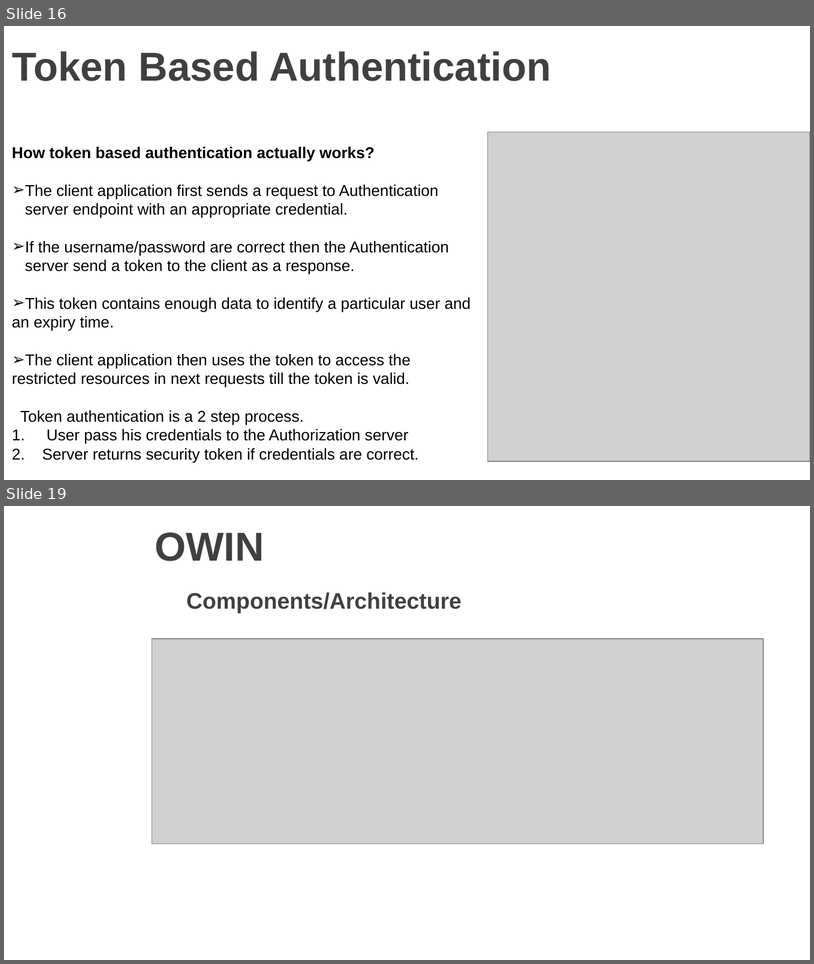
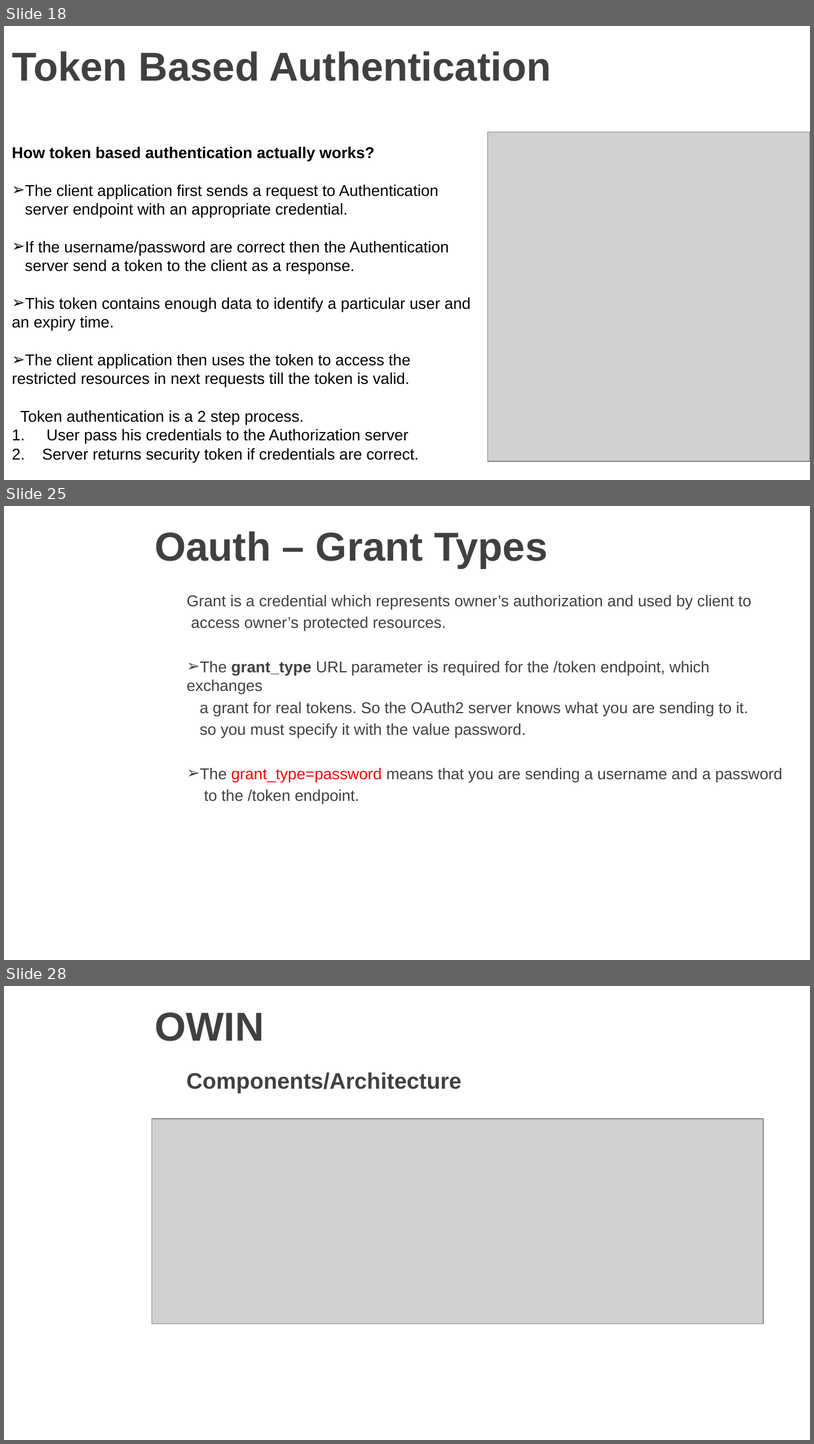
Before and after one commit to vgyureka/DotNetBig, a slide deck: webapiSecurity.pptx. Shown one above the other, each under a label of ours: slides 16 and 19 before the commit, slides 18, 25 and 28 after it; the slides between them are not shown. The pictures are 814x964 and 814x1444 pixels, drawn with LibreOffice and Linux fonts; fonts in the diff are those of the drawing; grey boxes stand for pictures; background and template pictures are left out. Boxes give left, top, right and bottom in pixels: in the first picture for what was removed or moved away, otherwise in the second. Text is boxed around its words. In the diff, an @@ line names an element or a change of style, - is before the commit and + after.

```diff
--- a/webapiSecurity.pptx
+++ b/webapiSecurity.pptx
@@ slide 25 added at bbox=[4, 506, 810, 960], background picture (left out) @@
@@ title added at bbox=[155, 531, 548, 568], 36 pt, text #404040, bold @@
+Oauth – Grant Types
@@ text added at bbox=[187, 595, 783, 804], 14 pt, text #404040 @@
+Grant is a credential which represents owner’s authorization and used by client to
+access owner’s protected resources.
+➢ The grant_type URL parameter is required for the /token endpoint, which exchanges
+a grant for real tokens. So the OAuth2 server knows what you are sending to it.
+so you must specify it with the value password.
+➢ The grant_type=password means that you are sending a username and a password
+to the /token endpoint.
@@ what was slide 16 is now slide 18 @@
@@ what was slide 19 is now slide 28 @@
```
Also in this commit, not shown: 3 slides changed, 7 other slides added.
